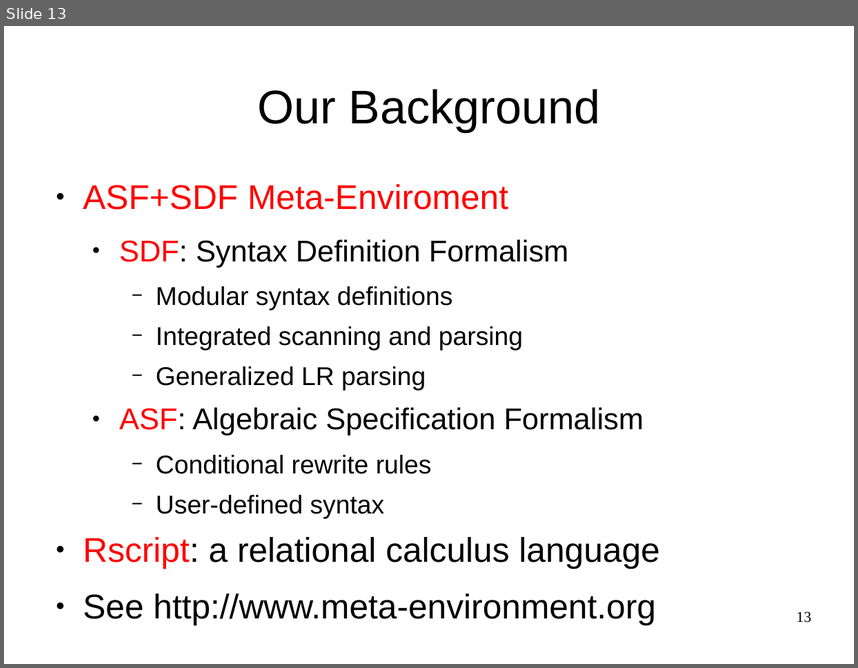
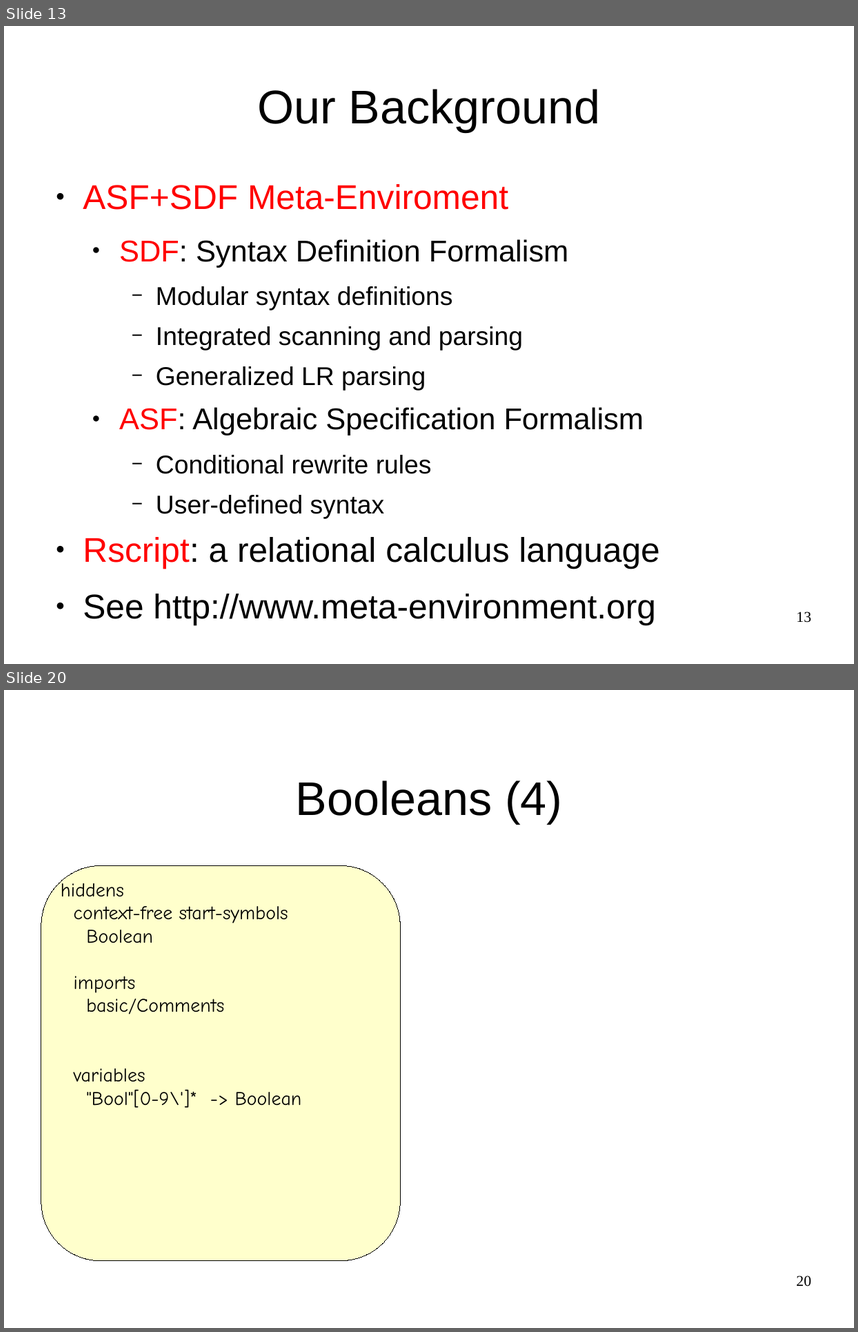
Before and after one commit to cwi-swat/meta-environment, a slide deck: meta-doc/analysis/rascal-slides/rascal-slides.odp. Shown one above the other, each under a label of ours: slide 13 before the commit, slides 13 and 20 after it; the slides between them are not shown. The pictures are 858x668 and 858x1332 pixels, drawn with LibreOffice and Linux fonts; fonts in the diff are those of the drawing; background and template pictures are left out. Boxes give left, top, right and bottom in pixels: in the first picture for what was removed or moved away, otherwise in the second. Text is boxed around its words. In the diff, an @@ line names an element or a change of style, - is before the commit and + after.

```diff
--- a/meta-doc/analysis/rascal-slides/rascal-slides.odp
+++ b/meta-doc/analysis/rascal-slides/rascal-slides.odp
@@ slide 20 added at <box>4,690,854,1328</box>, background #FFFFFF @@
@@ title added at <box>296,780,562,823</box>, 44 pt, text #000000 @@
+Booleans (4)
@@ rounded rectangle added at <box>41,866,401,1261</box>, fill #FFFFCC, outline #000000 0 pt @@
@@ text added at <box>61,879,302,1107</box>, 18 pt, text #000000 @@
+hiddens
+context-free start-symbols
+Boolean
+imports
+basic/Comments
+variables
+"Bool"[0-9\']* -> Boolean
@@ page number added at <box>796,1275,811,1286</box>, 14 pt, text #000000 @@
+20
```
Also in this commit, not shown: 4 slides changed, 22 other slides added, 1 other file.
